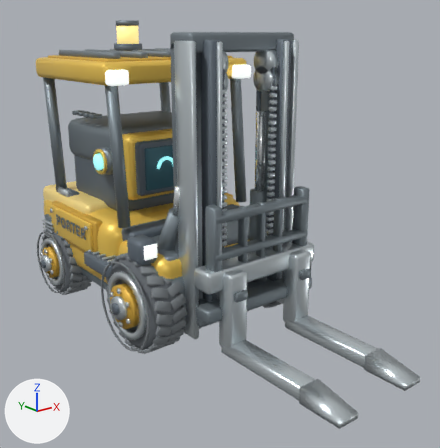
Before and after pictures for a commit that changed the glTF model assets/krew/porter_ultra.glb.
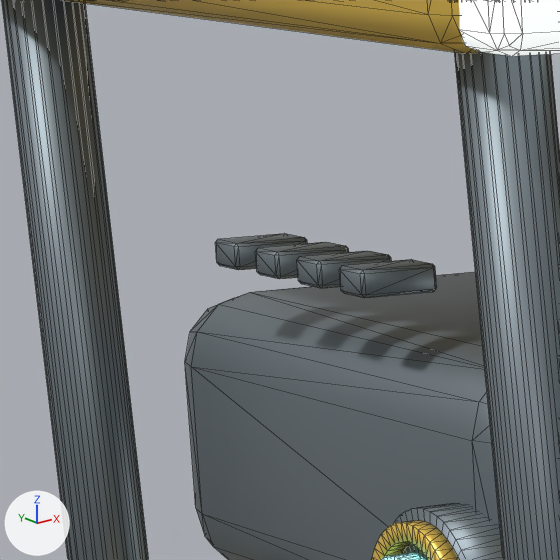
The first picture shows the older version from a 50 mm lens placed at (-2.34, -3.48, 1.9), pointed at (0.01, -0.55, 0.72). The close-ups show the older and then the newer version on the part from 10% to 27% of the width and 17% to 34% of the height of that picture. Only the edits that show in the close-ups are written down. Lighting does not change. The marker at lower left points along +X, +Y and +Z. The close-ups show mesh edges as thin lines. Where no turn or scale is listed for an object, it has been applied to the vertices. Vertices at exactly the same position are counted once.

Names of what the first close-up shows: 'CabCooling_frame', 'Lidar_frame', 'Lidar_paint', 'RobotCab_frame', 'Roof_paint', 'SafetyCage_frame', 'Worklight_white' and 1 more.
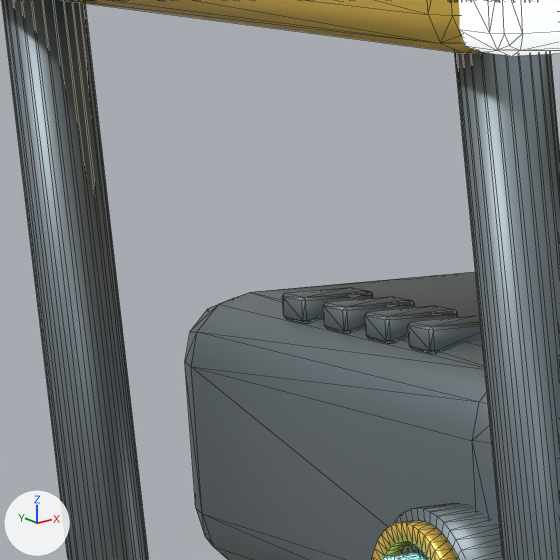
Where the change shows, as pixel boxes [x1, y1, x2, y2] in the close-ups (560 x 560 px; the box of a moved part takes in the faces that stretch with it):
'CabCooling_frame', reshaped (9% narrower): before [215, 234, 436, 298]; after [282, 287, 482, 354]
part 1 of me_cabcooling_frame, moved or reshaped: before [215, 234, 307, 270]; after [282, 287, 373, 324]
part 2 of me_cabcooling_frame, moved or reshaped: before [255, 242, 349, 279]; after [323, 296, 415, 333]
part 3 of me_cabcooling_frame, moved or reshaped: before [297, 251, 392, 288]; after [365, 305, 458, 344]
part 4 of me_cabcooling_frame, moved or reshaped: before [340, 259, 436, 298]; after [408, 315, 482, 354]

The change, as a diff of the scene's bpy script:
```diff
--- a/assets/krew/porter_ultra.glb.py
+++ b/assets/krew/porter_ultra.glb.py
@@ me_cabcooling_frame @@
 # used by ob_cabcooling_frame; location = (0.0, 0.0, 0.0)
-me_cabcooling_frame.from_pydata(...)  # 192 vertices, 352 faces; spans x -0.463..0.463, y 0.205..0.503, z 1.355..1.38
+me_cabcooling_frame.from_pydata(...)  # 192 vertices, 352 faces; spans x -0.398..0.398, y 0.205..0.503, z 1.299..1.324
+# me_cabcooling_frame part 1: the loose piece of 24 vertices spanning x -0.463..-0.387, y 0.457..0.503, z 1.355..1.38 is moved by (0.065, 0.0, -0.056)
+# me_cabcooling_frame part 2: the loose piece of 24 vertices spanning x -0.463..-0.387, y 0.373..0.419, z 1.355..1.38 is moved by (0.065, 0.0, -0.056)
+# me_cabcooling_frame part 3: the loose piece of 24 vertices spanning x -0.463..-0.387, y 0.289..0.335, z 1.355..1.38 is moved by (0.065, 0.0, -0.056)
+# me_cabcooling_frame part 4: the loose piece of 24 vertices spanning x -0.463..-0.387, y 0.205..0.251, z 1.355..1.38 is moved by (0.065, 0.0, -0.056)
+# other edits to the shape of me_cabcooling_frame do not show in these pictures
 me_cabcooling_frame.materials.append(mat_frame)
```
